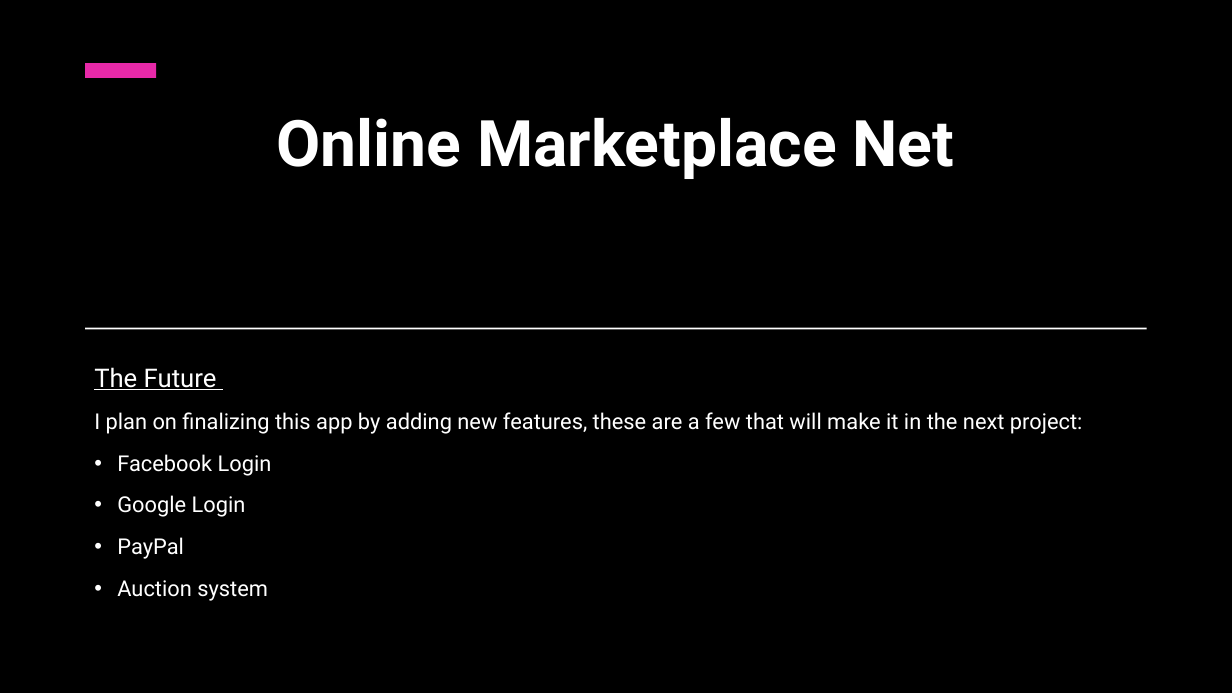
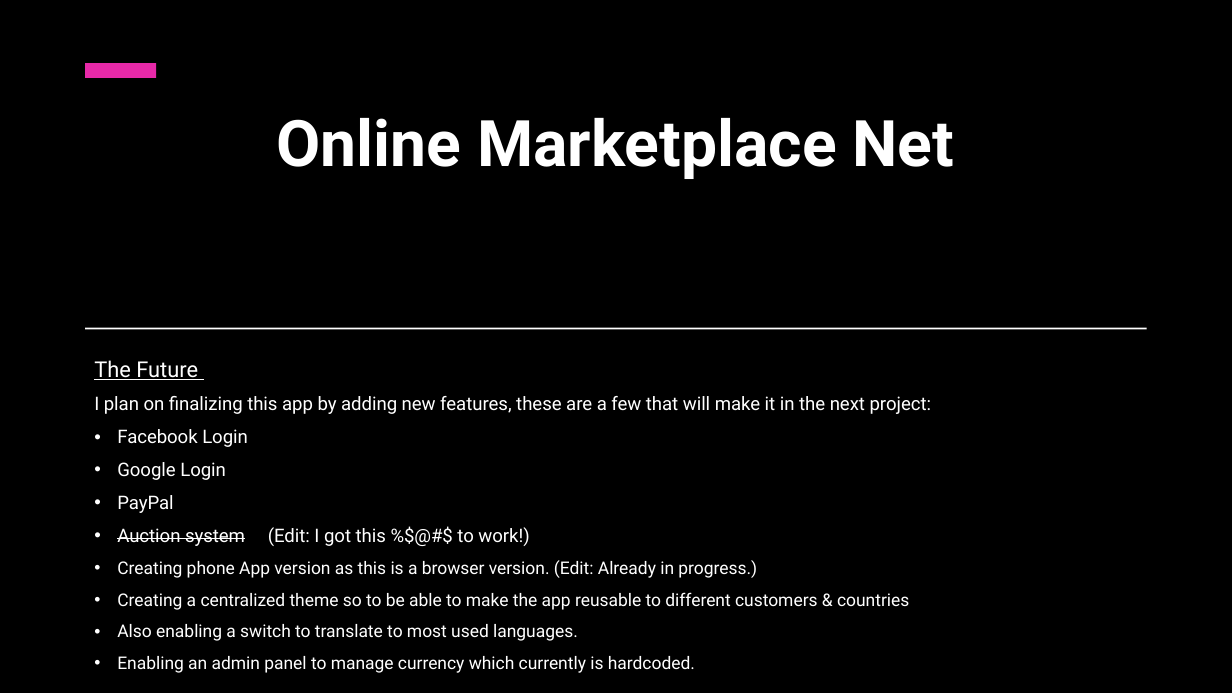
Before and after one commit to johnnyboysydney/Online_Marketplace_Net, a slide deck: slide 11 of Assets/Online Marketplace Net.pptx (slide 9 before the commit). Drawn at 1232x693 pixels with LibreOffice and Linux fonts; fonts in the diff are those of the drawing; background and template pictures are left out. Boxes give left, top, right and bottom in pixels: in the first picture for what was removed or moved away, otherwise in the second. Text is boxed around its words. In the diff, an @@ line names an element or a change of style, - is before the commit and + after.

```diff
--- a/Assets/Online Marketplace Net.pptx
+++ b/Assets/Online Marketplace Net.pptx
@@ text at (94,360,931,513): size 20 to 17 pt in "The Future"; size 17 to 14.4 pt in "I plan on finalizing this app by ...", "Facebook Login", "Google Login", "PayPal"; line spacing 1.1 to 0.9 @@
@@ text at (117,527,909,673): text changed; size 17 to 13.6 pt @@
-• Auction system
+• Auction system (Edit: I got this %$@#$ to work!)
+• Creating phone App version as this is a browser version. (Edit: Already in progress.)
+• Creating a centralized theme so to be able to make the app reusable to different customers & countries
+• Also enabling a switch to translate to most used languages.
+• Enabling an admin panel to manage currency which currently is hardcoded.
```
Also in this commit, not shown: 7 other slides changed, 3 slides added, 1 other file.
